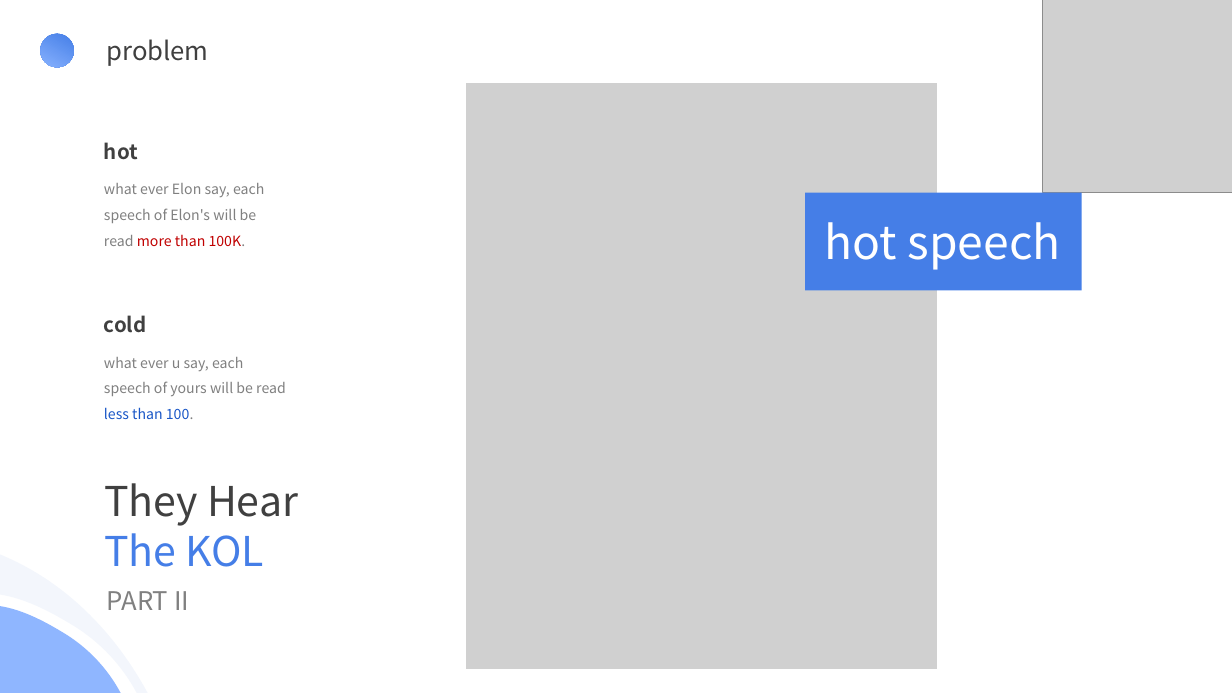
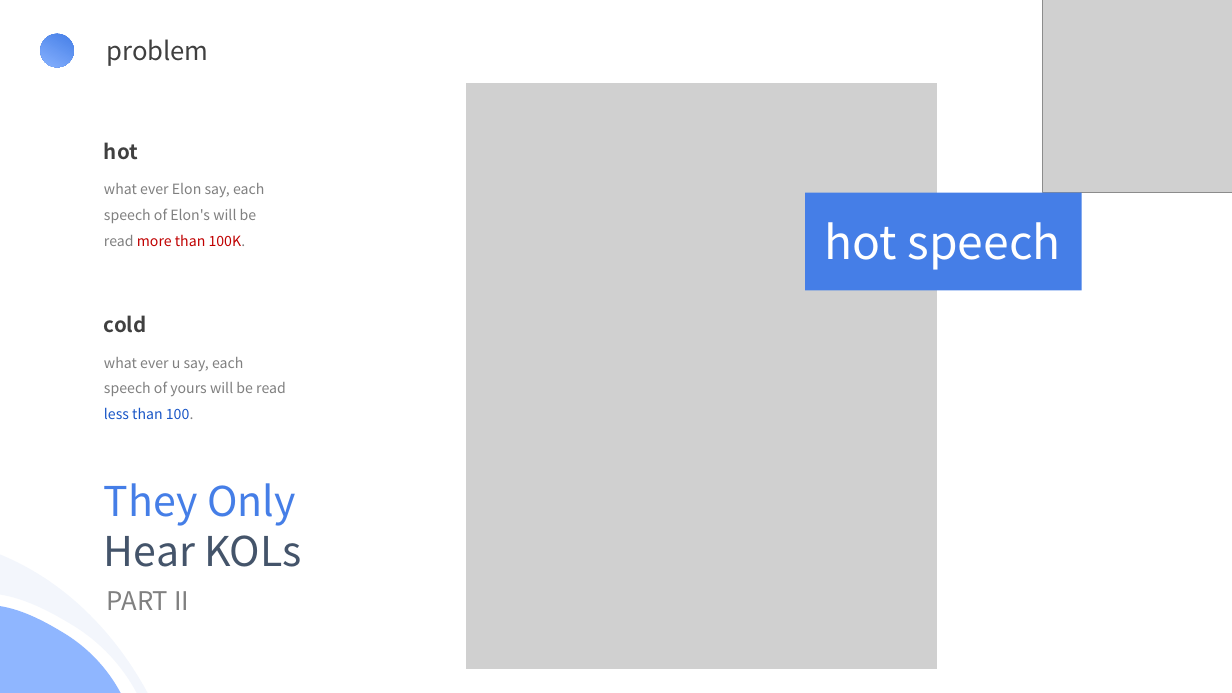
Before and after one commit to MetapoLabs/metapo-docs, a slide deck: slide 4 of Metapo.pptx. Drawn at 1232x693 pixels with LibreOffice and Linux fonts; fonts in the diff are those of the drawing; grey boxes stand for pictures. Boxes give left, top, right and bottom in pixels: in the first picture for what was removed or moved away, otherwise in the second. Text is boxed around its words. In the diff, an @@ line names an element or a change of style, - is before the commit and + after.

```diff
--- a/Metapo.pptx
+++ b/Metapo.pptx
@@ text at (x1=104, y1=483, x2=302, y2=567): text changed; text colour #404040 to #457EE7 @@
-They Hear
-The KOL
+They Only
+Hear KOLs
```
Also in this commit, not shown: 10 other slides changed.
